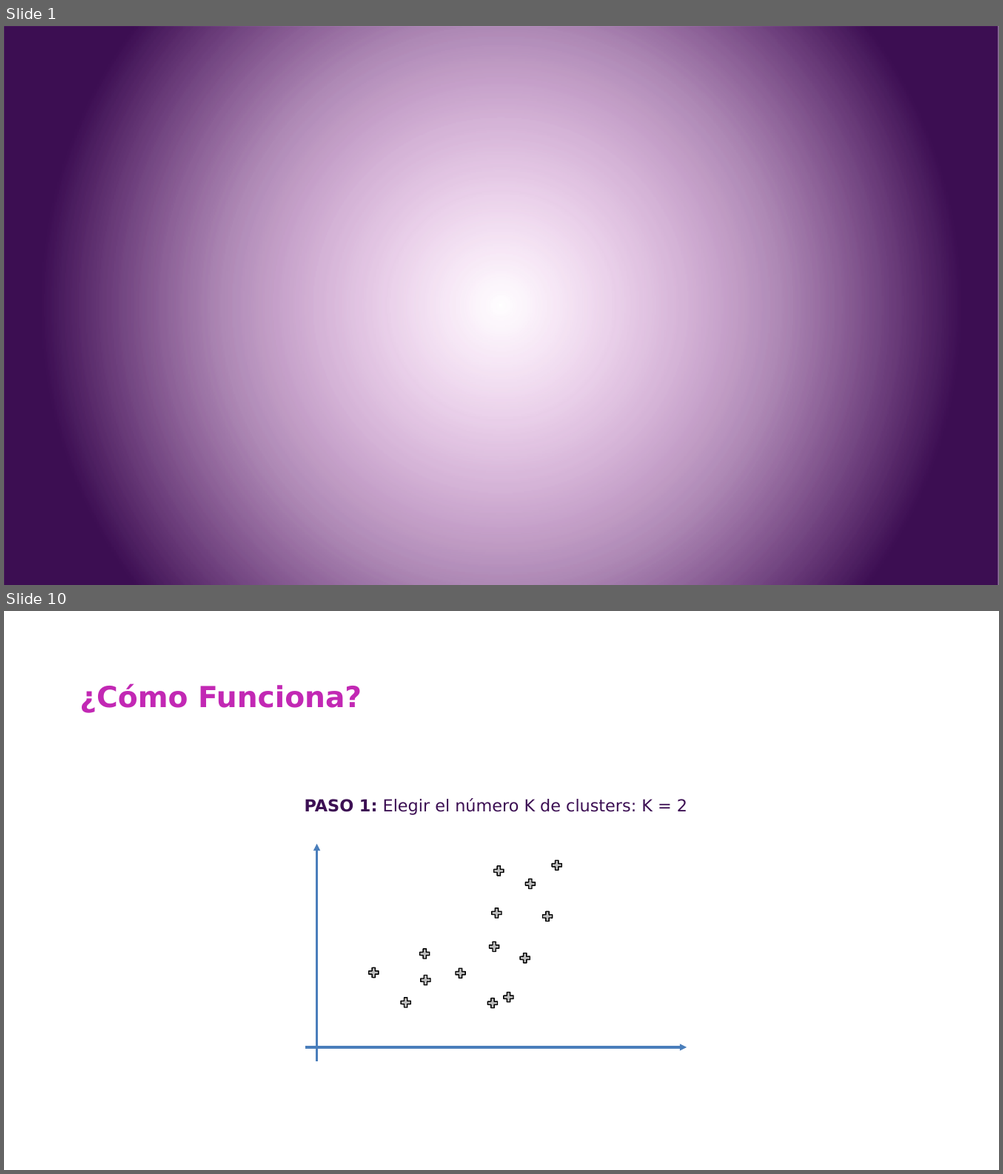
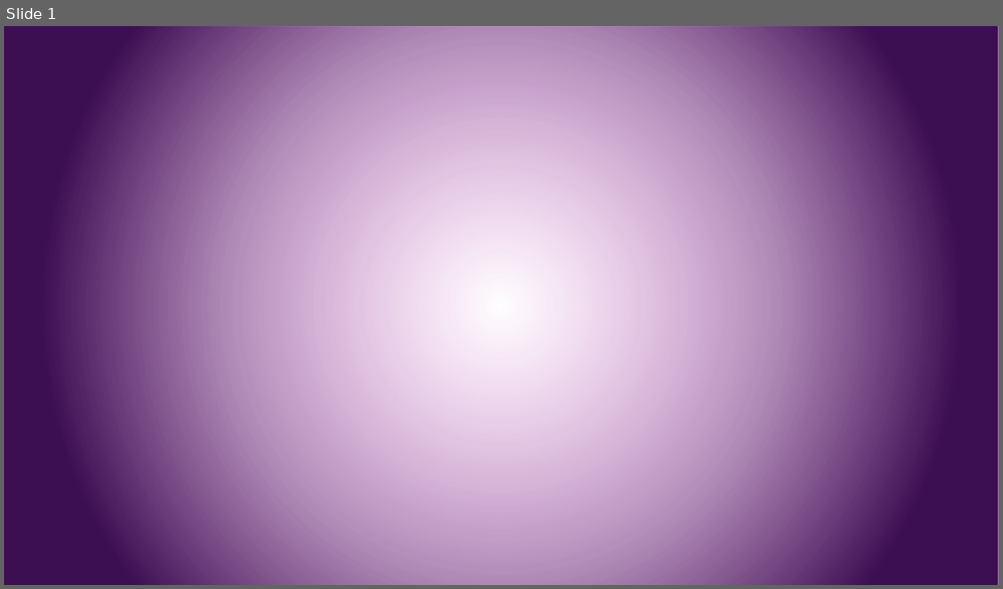
Before and after one commit to csameshiman/Axity_Curso_ML_2023, a slide deck: Diapositivas/Parte 05.Association Rule/Sección 05.2.Eclat/Eclat.pptx. Shown one above the other, each under a label of ours: slides 1 and 10 before the commit, slide 1 after it; the slides between them are not shown. The pictures are 1003x1174 and 1003x589 pixels, drawn with LibreOffice and Linux fonts; fonts in the diff are those of the drawing; background and template pictures are left out. Boxes give left, top, right and bottom in pixels: in the first picture for what was removed or moved away, otherwise in the second. Text is boxed around its words. In the diff, an @@ line names an element or a change of style, - is before the commit and + after.

```diff
--- a/Diapositivas/Parte 05.Association Rule/Sección 05.2.Eclat/Eclat.pptx
+++ b/Diapositivas/Parte 05.Association Rule/Sección 05.2.Eclat/Eclat.pptx
@@ slide 10 removed at <box>4,611,999,1170</box>, background picture (left out) @@
@@ title removed at <box>79,684,361,713</box> @@
-¿Cómo Funciona?
@@ text removed at <box>304,798,687,815</box> @@
-PASO 1: Elegir el número K de clusters: K = 2
@@ arrow removed from (316, 1062) to (316, 844) @@
@@ freeform shape removed at <box>492,864,505,877</box> @@
@@ freeform shape removed at <box>551,859,563,871</box> @@
@@ freeform shape removed at <box>523,877,536,891</box> @@
@@ freeform shape removed at <box>490,907,503,920</box> @@
@@ freeform shape removed at <box>540,911,554,923</box> @@
@@ freeform shape removed at <box>488,940,501,953</box> @@
@@ freeform shape removed at <box>418,948,431,960</box> @@
@@ freeform shape removed at <box>518,951,531,964</box> @@
@@ freeform shape removed at <box>367,966,380,980</box> @@
@@ freeform shape removed at <box>419,974,432,987</box> @@
@@ freeform shape removed at <box>454,967,467,980</box> @@
@@ freeform shape removed at <box>399,997,412,1009</box> @@
@@ freeform shape removed at <box>486,997,499,1010</box> @@
@@ freeform shape removed at <box>502,991,515,1004</box> @@
@@ arrow removed from (304, 1048) to (687, 1048) @@
```
Also in this commit, not shown: 12 slides added, 46 other slides removed.
